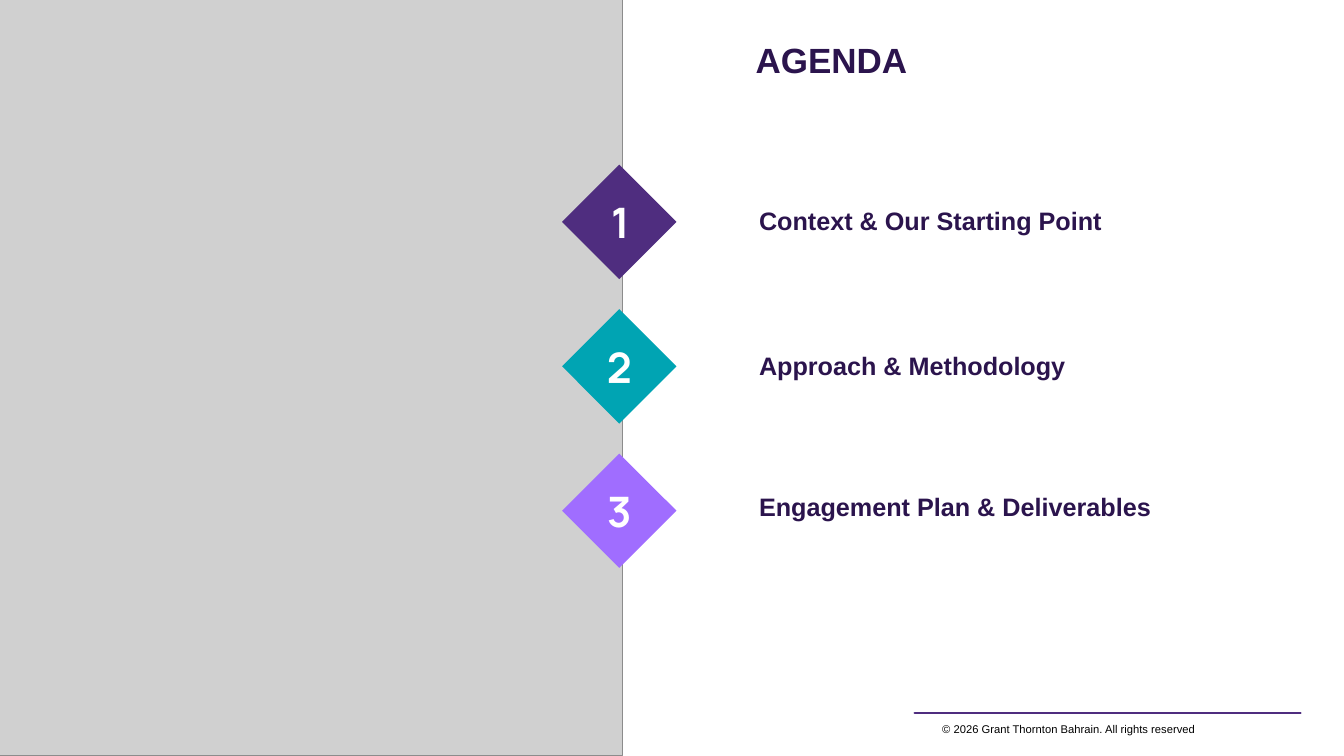
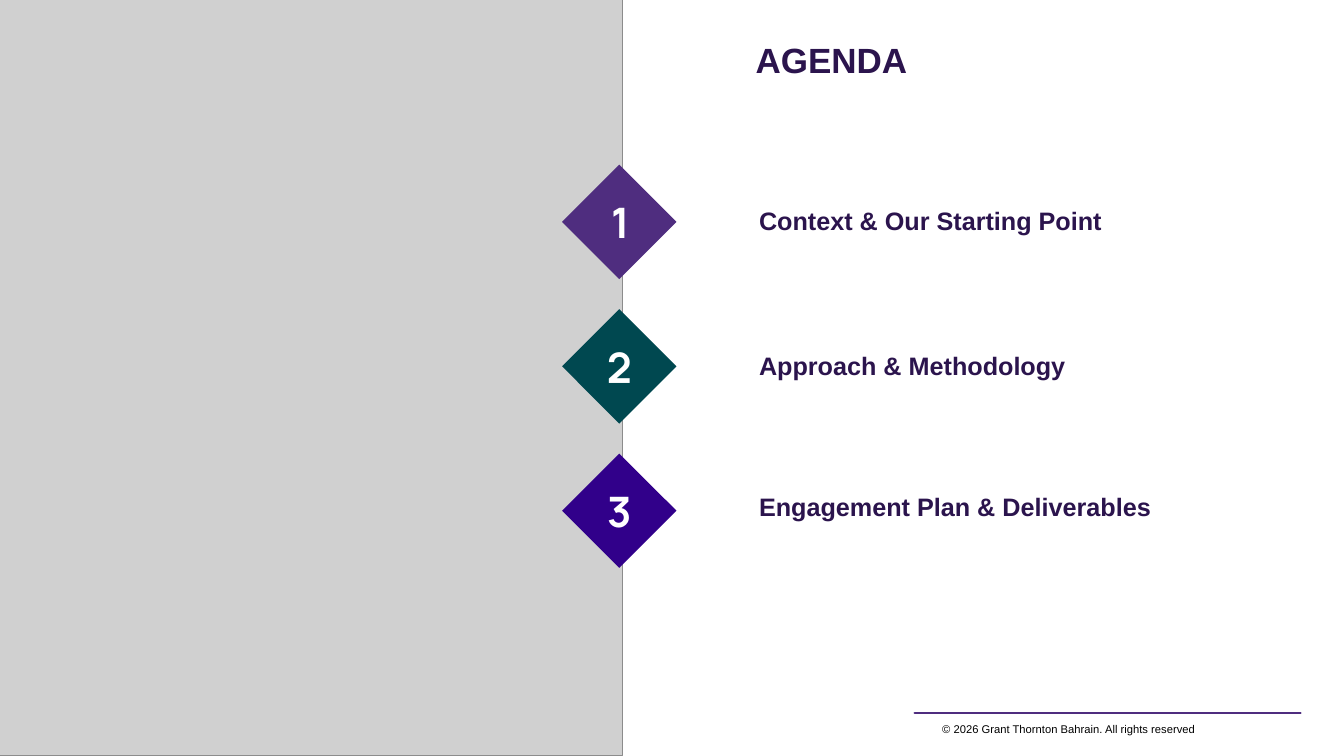
Before and after one commit to mahekdevangtrivedi-wq/GT-AI-Service-Line, a slide deck: slide 2 of 02_AI_Strategy_and_Roadmap/GT_AI_Strategy_and_Roadmap_Proposal.pptx. Drawn at 1344x756 pixels with LibreOffice and Linux fonts; fonts in the diff are those of the drawing; grey boxes stand for pictures; background and template pictures are left out. Boxes give left, top, right and bottom in pixels: in the first picture for what was removed or moved away, otherwise in the second. Text is boxed around its words. In the diff, an @@ line names an element or a change of style, - is before the commit and + after.

```diff
--- a/02_AI_Strategy_and_Roadmap/GT_AI_Strategy_and_Roadmap_Proposal.pptx
+++ b/02_AI_Strategy_and_Roadmap/GT_AI_Strategy_and_Roadmap_Proposal.pptx
@@ diamond at bbox=[563, 310, 678, 424]: fill #00A4B3 to #004850 @@
@@ diamond at bbox=[563, 454, 678, 569]: fill #A06DFF to #31008A @@
```
Also in this commit, not shown: 3 other slides changed, 7 other files.
